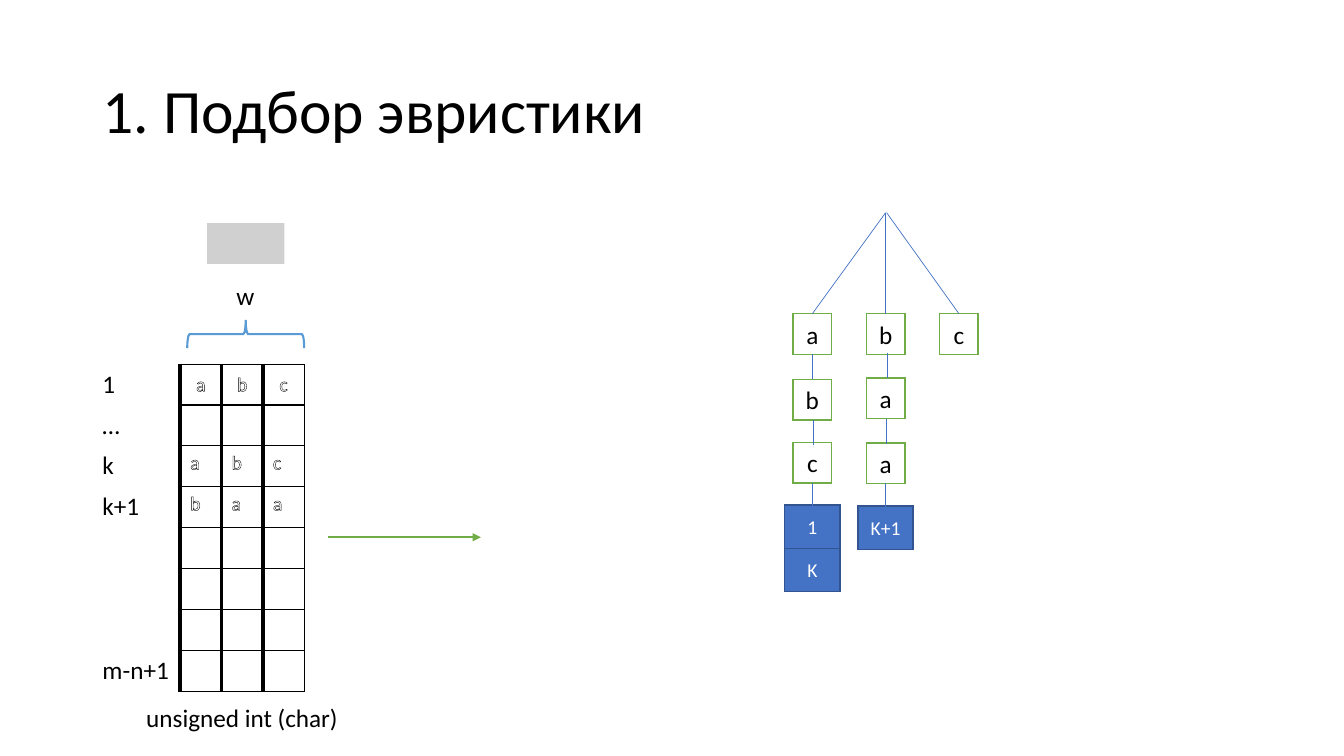
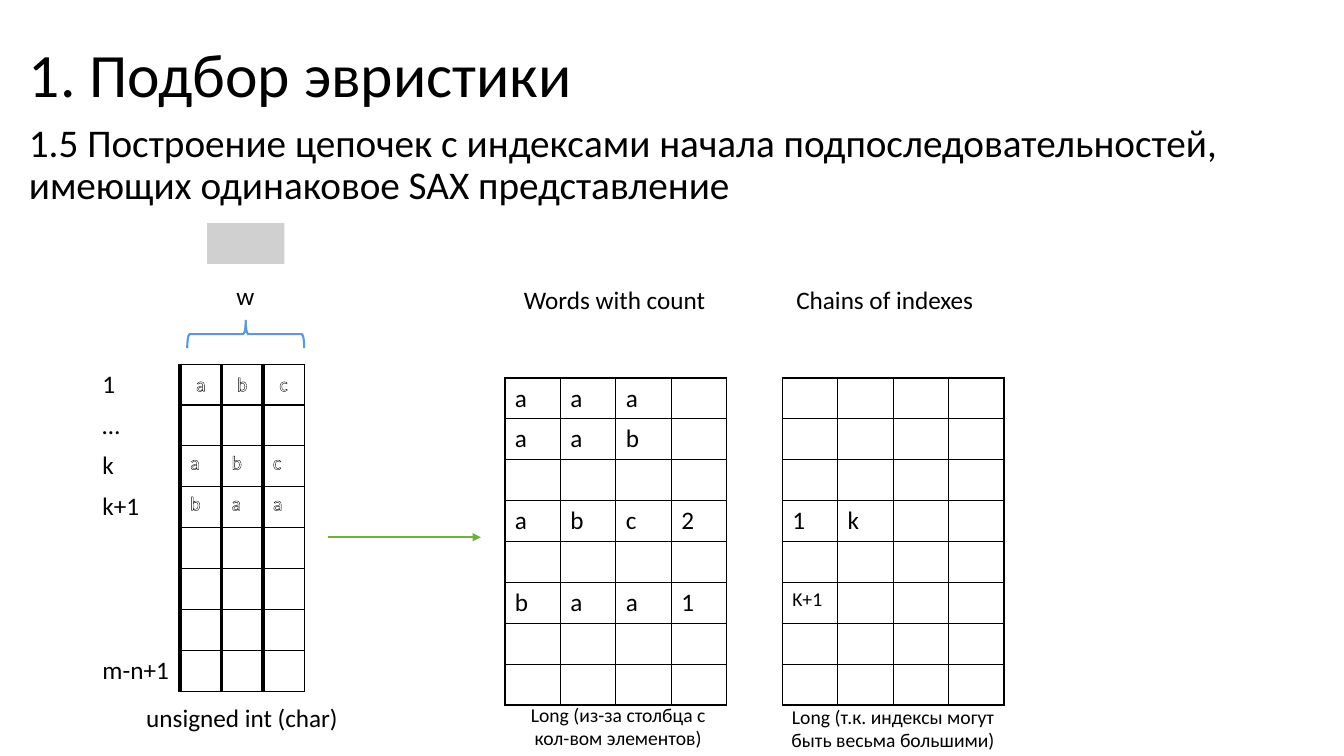
Before and after one commit to AVPGenium/discords_discovery, a slide deck: slide 23 of docs/алгоритм поиска диссонансов.pptx. Drawn at 1344x756 pixels with LibreOffice and Linux fonts; fonts in the diff are those of the drawing; grey boxes stand for pictures. Boxes give left, top, right and bottom in pixels: in the first picture for what was removed or moved away, otherwise in the second. Text is boxed around its words. In the diff, an @@ line names an element or a change of style, - is before the commit and + after.

```diff
--- a/docs/алгоритм поиска диссонансов.pptx
+++ b/docs/алгоритм поиска диссонансов.pptx
@@ title "1. Подбор эвристики": place and size @@
-title "1. Подбор эвристики" at (102, 91, 645, 143)
+title "1. Подбор эвристики" at (29, 55, 571, 107)
@@ text added at (29, 130, 1217, 206), 28 pt, text #000000 @@
+1.5 Построение цепочек с индексами начала подпоследовательностей, имеющих одинаковое SAX представление
@@ line removed from (813, 314) to (886, 213) @@
@@ line removed from (886, 314) to (886, 213) @@
@@ line removed from (959, 314) to (887, 213) @@
@@ text added at (524, 291, 705, 310), 18 pt, text #000000 @@
+Words with count
@@ text added at (796, 291, 973, 310), 18 pt, text #000000 @@
+Chains of indexes
@@ rectangle removed at (793, 314, 832, 354) @@
-a
@@ rectangle removed at (867, 314, 905, 354) @@
-b
@@ rectangle removed at (940, 314, 978, 354) @@
-c
@@ line removed from (813, 379) to (813, 355) @@
@@ line removed from (887, 378) to (887, 353) @@
@@ table added at (505, 378, 727, 705), 8 rows, 4 columns @@
+a | a | a | 
+a | a | b | 
+ |  |  | 
+a | b | c | 2
+ |  |  | 
+b | a | a | 1
+ |  |  | 
+ |  |  | 
@@ table added at (782, 378, 1004, 705), 8 rows, 4 columns @@
+ |  |  | 
+ |  |  | 
+ |  |  | 
+1 | k |  | 
+ |  |  | 
+K+1 |  |  | 
+ |  |  | 
+ |  |  | 
@@ rectangle removed at (793, 379, 832, 419) @@
-b
@@ rectangle removed at (867, 378, 905, 418) @@
-a
@@ line removed from (887, 444) to (887, 418) @@
@@ rectangle removed at (793, 443, 832, 483) @@
-c
@@ line removed from (814, 446) to (814, 420) @@
@@ rectangle removed at (867, 444, 905, 484) @@
-a
@@ rectangle removed at (785, 505, 841, 548) @@
-1
@@ line removed from (813, 508) to (813, 483) @@
@@ rectangle removed at (858, 506, 913, 549) @@
-K+1
@@ line removed from (886, 508) to (886, 483) @@
@@ rectangle removed at (785, 548, 841, 592) @@
-K
@@ text added at (531, 708, 705, 748), 14 pt, text #000000 @@
+Long (из-за столбца с кол-вом элементов)
@@ text added at (791, 710, 994, 750), 14 pt, text #000000 @@
+Long (т.к. индексы могут быть весьма большими)
```
Also in this commit, not shown: 7 other slides changed, 3 slides added, 1 slide removed, 5 other files.
